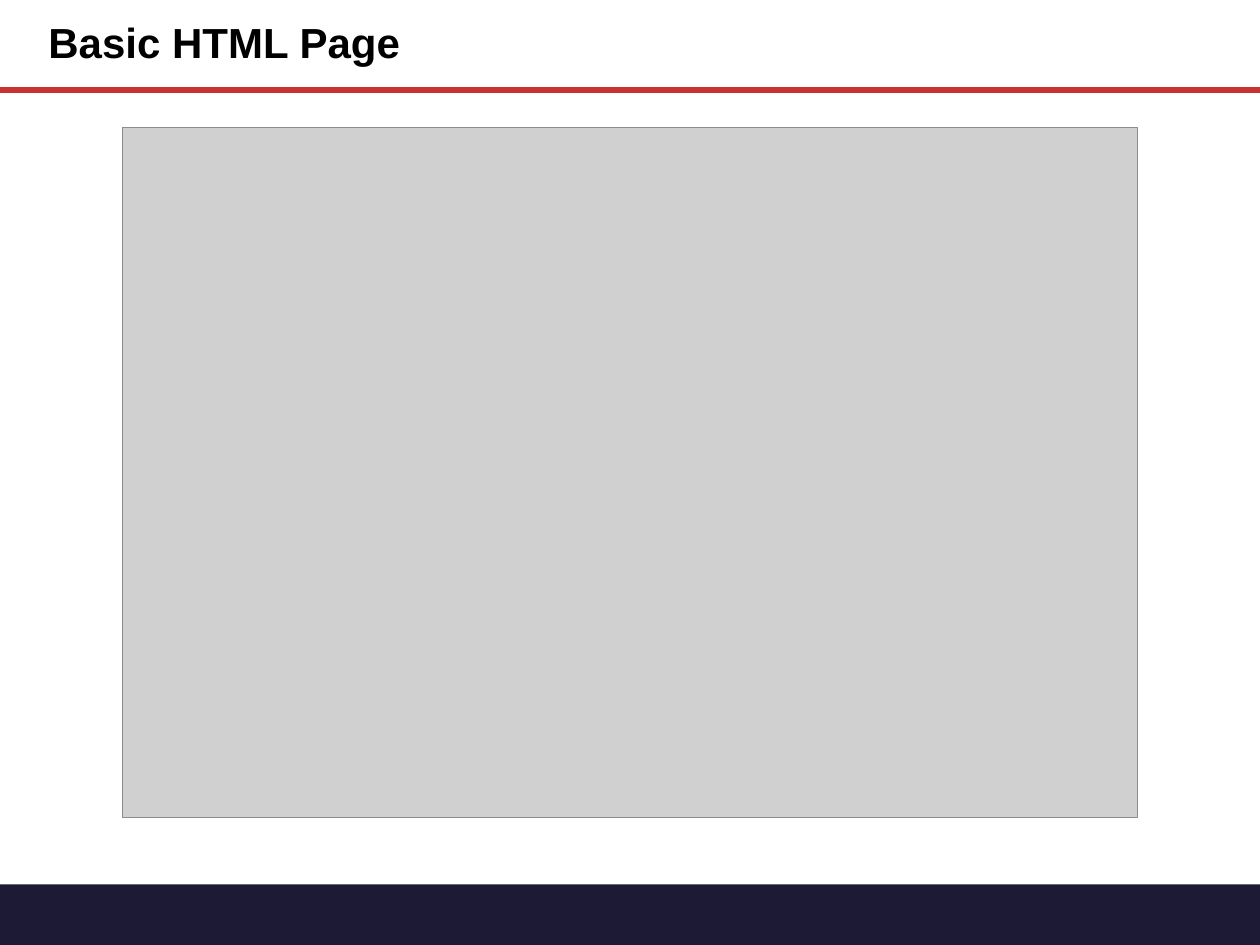
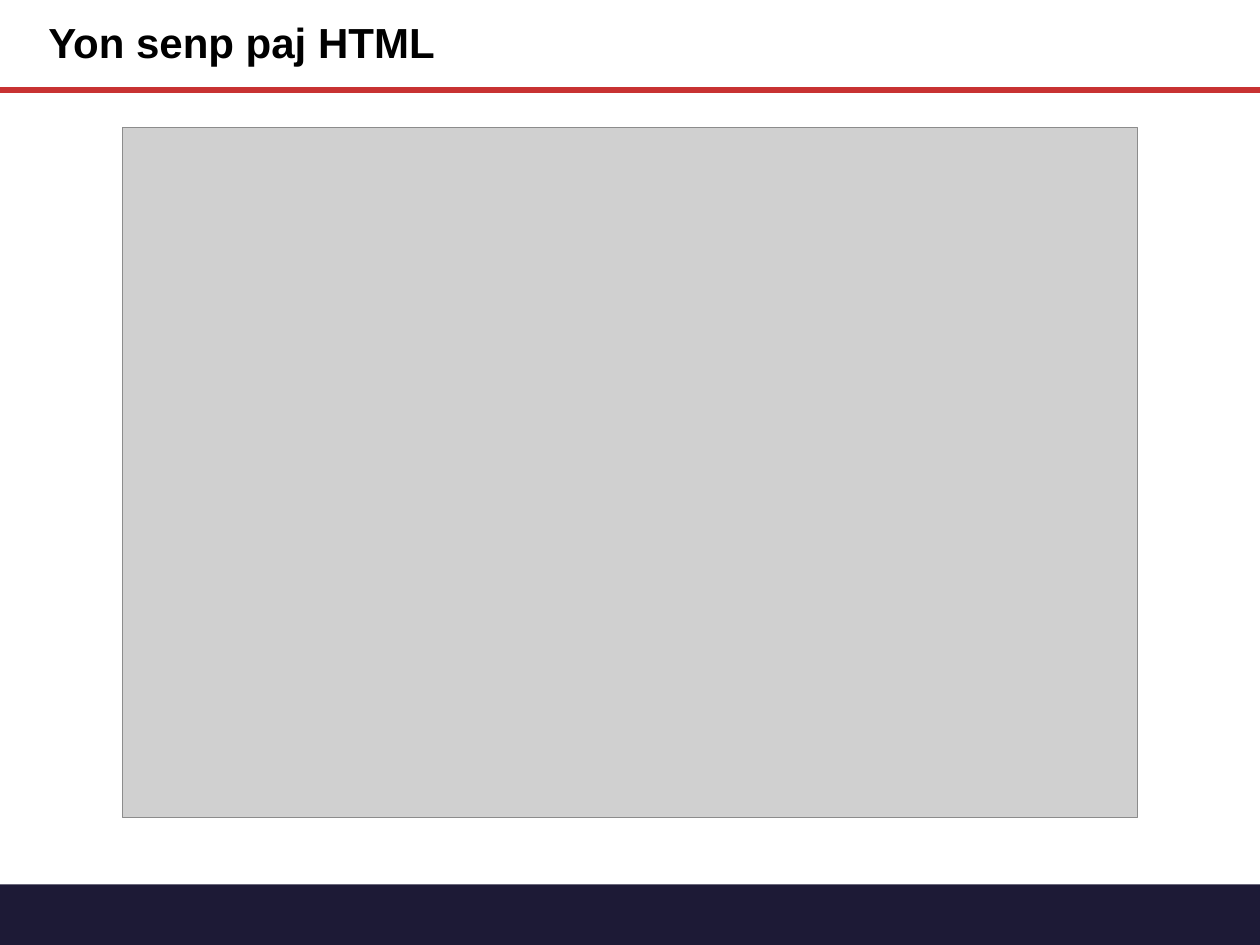
Before and after one commit to tichaiti/tichaiti-workshop, a slide deck: slide 15 of Prezantasyon/Gitn_Pro_HTML_CSS.pptx (slide 16 before the commit). Drawn at 1260x945 pixels with LibreOffice and Linux fonts; fonts in the diff are those of the drawing; grey boxes stand for pictures; background and template pictures are left out. Boxes give left, top, right and bottom in pixels: in the first picture for what was removed or moved away, otherwise in the second. Text is boxed around its words. In the diff, an @@ line names an element or a change of style, - is before the commit and + after.

```diff
--- a/Prezantasyon/Gitn_Pro_HTML_CSS.pptx
+++ b/Prezantasyon/Gitn_Pro_HTML_CSS.pptx
@@ title at <box>48,27,435,67</box>: text changed @@
-Basic HTML Page
+Yon senp paj HTML
```
Also in this commit, not shown: 7 other slides changed, 6 slides added, 10 slides removed, 2 other files.
